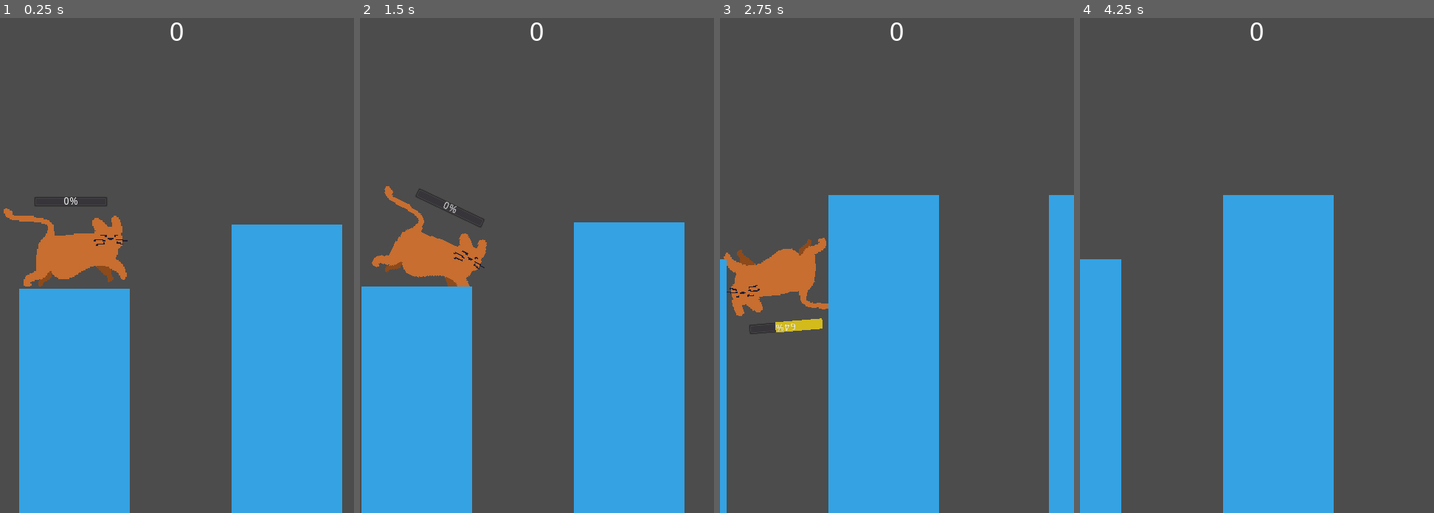
Above: before the commit, frames 1-4 (left to right).
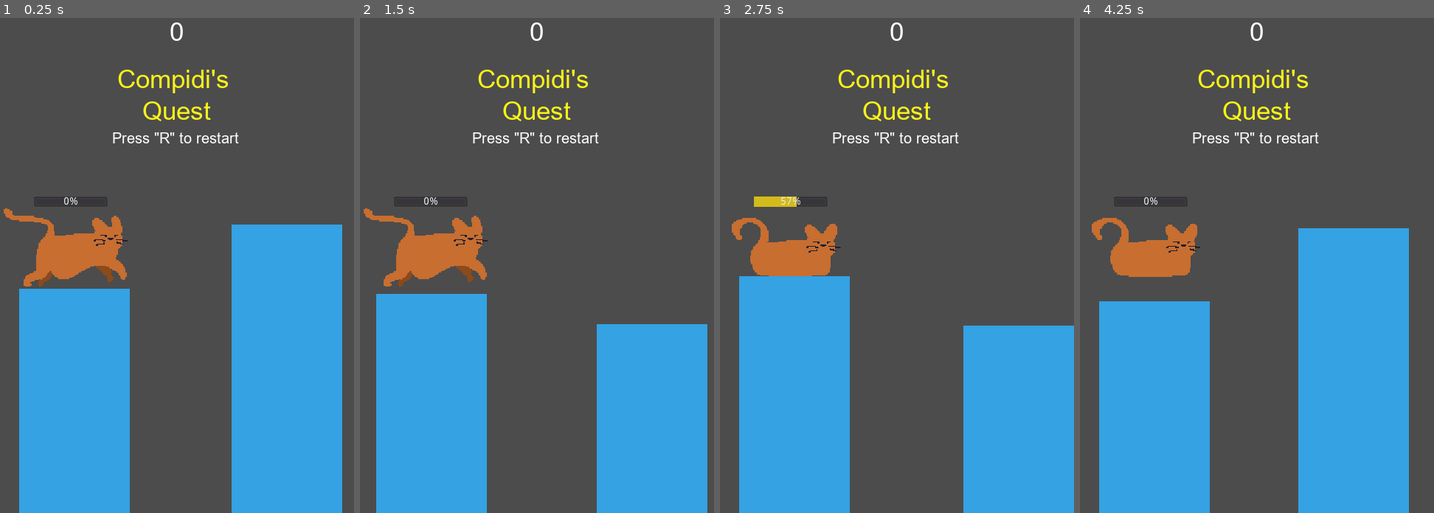
Above: after the commit, the same moments.

Repository: zMenta/Godot-Projects
Game: Godot game, scene res://Scenes/Main.tscn
The game is run twice, just before and just after one commit, with the same random seed, the same clock (stepped at 60 frames per second) and the same inputs.
Inputs (mouse positions are in pixels of both pictures, inside the frame that each line leads up to):
- Up to frame 1 (0.25 s): no input
- Up to frame 2 (1.5 s): tap R (restart, bound only after the commit) at 0.5, 1.25 s; move the mouse to (614, 220) at 0.52 s; press the mouse at (614, 220) at 0.53 s; move the mouse to (466, 275) at 1.27 s; release the mouse at (466, 275) at 1.28 s; click (466, 275) at 1.35 s
- Up to frame 3 (2.75 s): tap R (restart, bound only after the commit) at 2 s; move the mouse to (932, 131) at 2.02 s; press the mouse at (932, 131) at 2.03 s
- Up to frame 4 (4.25 s): tap R (restart, bound only after the commit) at 2.75, 3.5, 4.15 s; move the mouse to (1239, 354) at 2.77 s; release the mouse at (1239, 354) at 2.78 s; click (1239, 354) at 2.85 s; move the mouse to (1363, 324) at 3.52 s; press the mouse at (1363, 324) at 3.53 s

The runs differ from the first frame. In frame 1, 1.0% of the frame differs, in the area x 31-68%, y 10-26%; in frame 2, 18%; in frame 3, 44%, in the area x 0-100%, y 10-100%; in frame 4, 44%.

Commit message:
CQ | "final"

Diff:
--- /dev/null
+++ b/Compidi's Quest/Assets/Fonts/HudFont.tres
@@ -0,0 +1,7 @@
+[gd_resource type="DynamicFont" load_steps=2 format=2]
+
+[ext_resource path="res://Assets/Fonts/ARIAL.TTF" type="DynamicFontData" id=1]
+
+[resource]
+size = 35
+font_data = ExtResource( 1 )
--- a/Compidi's Quest/HUD.gd
+++ b/Compidi's Quest/HUD.gd
@@ -1,5 +1,9 @@
 extends CanvasLayer
 
+func _ready():
+	yield(get_tree().create_timer(3),"timeout")
+	$Title.hide()
+	$ControlLabel.hide()
 
 func update_score_label(score: int) -> void:
 	$ScoreLabel.text = str(score)
--- a/Compidi's Quest/Scenes/HUD.tscn
+++ b/Compidi's Quest/Scenes/HUD.tscn
@@ -1,10 +1,11 @@
-[gd_scene load_steps=4 format=2]
+[gd_scene load_steps=5 format=2]
 
 [ext_resource path="res://Assets/Fonts/ARIAL.TTF" type="DynamicFontData" id=1]
 [ext_resource path="res://HUD.gd" type="Script" id=2]
+[ext_resource path="res://Assets/Fonts/HudFont.tres" type="DynamicFont" id=3]
 
 [sub_resource type="DynamicFont" id=1]
-size = 35
+size = 20
 font_data = ExtResource( 1 )
 
 [node name="HUD" type="CanvasLayer"]
@@ -14,7 +15,28 @@
 anchor_right = 1.0
 margin_top = 48.0
 margin_bottom = 50.0
-custom_fonts/font = SubResource( 1 )
+custom_fonts/font = ExtResource( 3 )
 text = "0"
 align = 1
 valign = 1
+
+[node name="Title" type="Label" parent="."]
+anchor_top = 0.5
+anchor_right = 1.0
+anchor_bottom = 0.5
+margin_top = -248.0
+margin_bottom = -165.0
+custom_colors/font_color = Color( 0.984314, 0.952941, 0.0980392, 1 )
+custom_fonts/font = ExtResource( 3 )
+text = "Compidi's
+Quest"
+align = 1
+
+[node name="ControlLabel" type="Label" parent="."]
+margin_left = 152.0
+margin_top = 200.0
+margin_right = 324.0
+margin_bottom = 224.0
+custom_fonts/font = SubResource( 1 )
+text = "Press \"R\" to restart"
+align = 1
--- a/Compidi's Quest/Scripts/Main.gd
+++ b/Compidi's Quest/Scripts/Main.gd
@@ -7,6 +7,11 @@
 func _ready() -> void:
 	randomize()
 	new_game()
+
+
+func _process(delta) -> void:
+	if Input.is_action_pressed("restart"):
+		get_tree().reload_current_scene()
 
 
 func new_game() -> void:
--- a/Compidi's Quest/project.godot
+++ b/Compidi's Quest/project.godot
@@ -34,6 +34,12 @@
 "events": [ Object(InputEventMouseButton,"resource_local_to_scene":false,"resource_name":"","device":-1,"alt":false,"sh …(213 unchanged characters)…
  ]
 }
+restart={
+"deadzone": 0.5,
+"events": [ Object(InputEventKey,"resource_local_to_scene":false,"resource_name":"","device":0,"alt":false,"shift":false,"control":false,"meta":false,"command":false,"pressed":false,"scancode":82,"physical_scancode":0,"unicode":0,"echo":false,"script":null)
+, Object(InputEventKey,"resource_local_to_scene":false,"resource_name":"","device":0,"alt":false,"shift":false,"control":false,"meta":false,"command":false,"pressed":false,"scancode":0,"physical_scancode":82,"unicode":0,"echo":false,"script":null)
+ ]
+}
 
 [layer_names]
 
